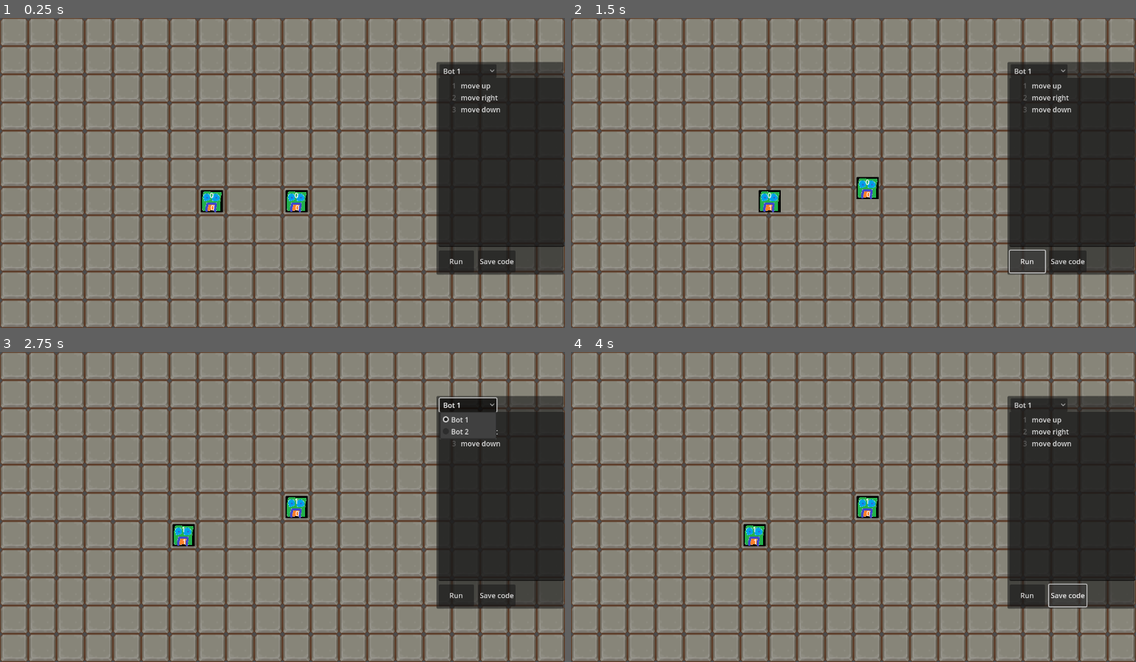
Above: before the commit, frames 1-4 (two rows, left to right).
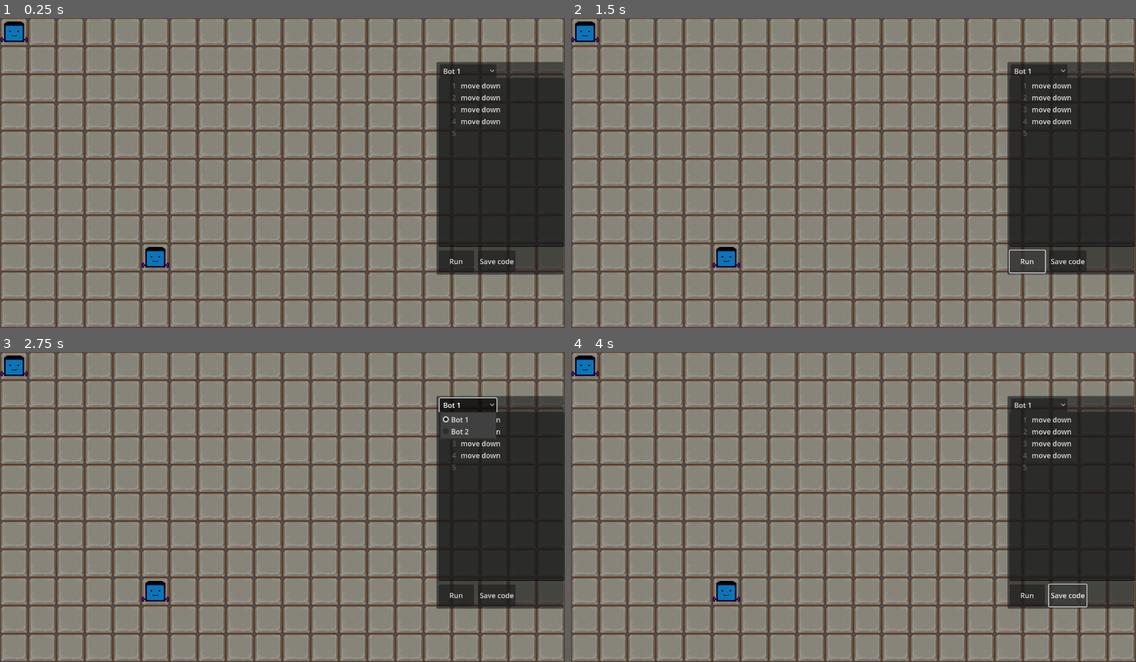
Above: after the commit, the same moments.

Repository: gyarab/2023-4e-chekunov-LogiBots
Game: Godot game, scene res://Scenes/level_intro.tscn
The game is run twice, just before and just after one commit, with the same random seed, the same clock (stepped at 60 frames per second) and the same inputs.
Inputs:
- Up to frame 1 (0.25 s): no input
- Up to frame 2 (1.5 s): click "Run" at 0.5 s; click "Stop" at 1.25 s
- Up to frame 3 (2.75 s): click "Bot 1" at 2 s
- Up to frame 4 (4 s): click "Save code" at 2.75 s; hold D from 3.53 s (still down); tap 4 at 3.6 s

The runs differ from the first frame. In frame 1, 1.3% of the frame differs, in the area x 0-89%, y 1-81%; in frame 2, 1.3%; in frame 3, 1.2%; in frame 4, 1.3%.

Commit message:
loading, but lagging

Diff:
--- a/Scenes/bot/bot.gd
+++ b/Scenes/bot/bot.gd
@@ -1,12 +1,12 @@
 extends CharacterBody2D
 
-@export var active: int = 0
-@export var memory: int = 0
-@export var pos:Vector2
-@export var available:bool = true
-@export var iterator:int = 0
-@export var code_lines:Array
-@export var id:int
+var active: int = 0
+var memory: int = 0
+var pos:Vector2
+var available:bool = true
+var iterator:int = 0
+var code_lines:Array
+var id:int
 signal move(direction:String)
 signal listen(direction:String)
 signal say(direction:String)
@@ -15,9 +15,8 @@
 var is_doing:bool = false
 var direction:String
 func _ready():
-	pos = Vector2(floor(self.position.x/64),floor(self.position.y/64))
-	Variables.map[pos.x][pos.y] = 1
-	position =Vector2(pos.x * 64 + 32,pos.y * 64 + 32)
+	#pos = Vector2(floor(self.position.x/64),floor(self.position.y/64))
+	update_position()
 
 func _process(delta):
 	$Active.text = str(iterator)
@@ -51,7 +50,7 @@
 	var map = Variables.map
 	if direction == "up":
 		if Variables.map[pos.x][pos.y-1] == 1:
-			print("nud blin")
+			print("nu up")
 			Variables.hoping_bots.append(self)
 		if Variables.map[pos.x][pos.y-1] == 0:
 			map[pos.x][pos.y-1] = 1
@@ -61,7 +60,7 @@
 			self_move("up")
 	if direction == "down":
 		if Variables.map[pos.x][pos.y+1] == 1:
-			print("nud blin")
+			print("nu down")
 			Variables.hoping_bots.append(self)
 		if Variables.map[pos.x][pos.y+1] == 0:
 			map[pos.x][pos.y+1] = 1
@@ -71,7 +70,7 @@
 			self_move("down")
 	if direction == "left":
 		if Variables.map[pos.x-1][pos.y] == 1:
-			print("nud blin")
+			print("nud left")
 			Variables.hoping_bots.append(self)
 		if Variables.map[pos.x-1][pos.y] == 0:
 			map[pos.x-1][pos.y] = 1
@@ -81,7 +80,7 @@
 			self_move("left")
 	if direction == "right":
 		if Variables.map[pos.x+1][pos.y] == 1:
-			print("nud blin")
+			print("nud right")
 			Variables.hoping_bots.append(self)
 		if Variables.map[pos.x+1][pos.y] == 0:
 			map[pos.x+1][pos.y] = 1
@@ -112,3 +111,10 @@
 	if update_iterator_bool:
 		iterator_update()
 		update_iterator_bool = false
+
+func update_position():
+	Variables.map[pos.x][pos.y] = 1
+	position =Vector2(pos.x * 64 + 32,pos.y * 64 + 32)
+
+func self_destroy():
+	self.queue_free()
--- a/Scenes/bot/bot.tscn
+++ b/Scenes/bot/bot.tscn
@@ -1,7 +1,7 @@
 [gd_scene load_steps=4 format=3 uid="uid://kpldt8f0wv2g"]
 
 [ext_resource type="Script" path="res://Scenes/bot/bot.gd" id="1_2ni1o"]
-[ext_resource type="Texture2D" uid="uid://t5ygd7gmptln" path="res://assets/bot.png" id="1_25cr2"]
+[ext_resource type="Texture2D" uid="uid://n2hiiaeeb2pb" path="res://assets/Bot/bot front.png" id="2_dq3c5"]
 
 [sub_resource type="RectangleShape2D" id="RectangleShape2D_r3na3"]
 size = Vector2(50, 50)
@@ -13,9 +13,6 @@
 
 [node name="CollisionShape2D" type="CollisionShape2D" parent="."]
 shape = SubResource("RectangleShape2D_r3na3")
-
-[node name="Bot" type="Sprite2D" parent="."]
-texture = ExtResource("1_25cr2")
 
 [node name="Active" type="Label" parent="."]
 offset_left = -20.0
@@ -36,6 +33,10 @@
 [node name="WorkTimer" type="Timer" parent="."]
 one_shot = true
 
+[node name="BotFront" type="Sprite2D" parent="."]
+scale = Vector2(0.5, 0.5)
+texture = ExtResource("2_dq3c5")
+
 [connection signal="listen" from="." to="." method="_on_listen"]
 [connection signal="move" from="." to="." method="_on_move"]
 [connection signal="say" from="." to="." method="_on_say"]
--- a/Scenes/level_intro.gd
+++ b/Scenes/level_intro.gd
@@ -2,22 +2,14 @@
 
 
 var running:bool = false
-
 signal all_bots_ready
 #bots
 var bot_count:int
+var bot_scene = preload("res://Scenes/bot/bot.tscn")
+
 func _ready():
+	lvl_load()
 
-	bot_count = len($bots.get_children())
-	Variables.current_bot_count = bot_count
-
-	# code files
-	for i in range(0,bot_count):
-		$interface/Panel/botsSelect.add_item("Bot "+str(i+1))
-		Variables.codes.append("")
-	# Saves
-	Variables.code_load()
-	$interface/Panel/CodeEdit.text = Variables.codes[Variables.current_code]
 
 func _on_save_button_pressed():
 	Variables.code_save()
@@ -59,6 +51,7 @@
 	$TickTimer.start(Variables.tick_time)
 
 func set_normal_mode():
+	lvl_load()
 	running = false
 	Variables.tick = false
 	$TickTimer.stop()
@@ -97,9 +90,7 @@
 
 
 func bot_porcess(bot,i):
-
 			# check if bot is available
-
 
 			var line:String = bot.code_lines[bot.iterator]
 			if len(line.rsplit(" ")) <=2:
@@ -129,9 +120,46 @@
 				show_error(bot.iterator,i,"too many arguments",line)
 
 func show_error(line_number:int,bot_number:int,error_name:String,text:String):
+
 	set_normal_mode()
 	$ErrorWindow/Label.text ="'"+error_name+"'\n at line "+str(line_number+1)+"\n in bot "+str(bot_number+1)+", caused by '"+text+"'"
 	$ErrorWindow.visible = true
 
 func _on_error_button_pressed():
 	$ErrorWindow.visible = false
+
+func lvl_load():
+	# removing all previous bots
+	if len($bots.get_children()) >= 1:
+		for bot in $bots.get_children():
+			$bots.remove_child(bot)
+			bot.self_destroy()
+		#$bots.get_children() = null
+		pass
+
+	Variables.hoping_bots = []
+	# clear all buttons
+	$interface/Panel/botsSelect.clear()
+
+
+	var lvl:int = Variables.level
+	for i in range(0,20):
+		for j in range(0,11):
+			# adding player
+			if Variables.lvl_maps[i][j] == 1:
+				var bot = bot_scene.instantiate()
+				bot.pos = Vector2(i,j)
+				bot.update_position()
+				$bots.add_child(bot)
+
+	# bots update
+	bot_count = len($bots.get_children())
+	Variables.current_bot_count = bot_count
+	Variables.bots = $bots.get_children()
+	# code files
+	for i in range(0,bot_count):
+		$interface/Panel/botsSelect.add_item("Bot "+str(i+1))
+		Variables.codes.append("")
+	# Saves
+	Variables.code_load()
+	$interface/Panel/CodeEdit.text = Variables.codes[Variables.current_code]
--- a/Scenes/level_intro.tscn
+++ b/Scenes/level_intro.tscn
@@ -1,7 +1,6 @@
-[gd_scene load_steps=4 format=3 uid="uid://coxunvt2id6yf"]
+[gd_scene load_steps=3 format=3 uid="uid://coxunvt2id6yf"]
 
 [ext_resource type="Script" path="res://Scenes/level_intro.gd" id="1_rxh1t"]
-[ext_resource type="PackedScene" uid="uid://kpldt8f0wv2g" path="res://Scenes/bot/bot.tscn" id="1_yojdi"]
 [ext_resource type="PackedScene" uid="uid://dkocn8i1v20ai" path="res://Scenes/bg.tscn" id="2_eb8dm"]
 
 [node name="level" type="Node2D"]
@@ -61,12 +60,6 @@
 
 [node name="bots" type="Node" parent="."]
 
-[node name="bot" parent="bots" instance=ExtResource("1_yojdi")]
-position = Vector2(675, 415)
-
-[node name="bot2" parent="bots" instance=ExtResource("1_yojdi")]
-position = Vector2(478, 413)
-
 [node name="TickTimer" type="Timer" parent="."]
 wait_time = 2.0
 
--- a/global/variables.gd
+++ b/global/variables.gd
@@ -1,15 +1,17 @@
 extends Node
+
+#lvl saves
+var lvl_maps:Array = []
 
 # lvl
 var level:int = 0
 var map:Array = []
 # code
 var current_bot_count: int = 0
-var current_code = 0
+var current_code:int = 0
 var codes:Array = []
 
 # bots
-
 # current bots
 var bots:Array
 # bots waiting for other to move (for bot sync)
@@ -18,15 +20,22 @@
 # time
 var sleep:bool = false
 var tick:bool = false
-var tick_time:float = 2
+var tick_time:float = 1
 
 func _ready():
 	for i in range(0,20):
+		lvl_maps.append([])
 		map.append([])
+		lvl_maps[i].resize(11)
+		lvl_maps[i].fill(0)
 		map[i].resize(11)
 		map[i].fill(0)
+	# lvls config
+	print(lvl_maps)
+	lvl_maps[0][0] = 1
+	lvl_maps[5][8] = 1
 
-	print("\\")
+
 
 func code_save():
 	if !FileAccess.file_exists("res://codeSaves/"+"level "+str(level)):
Not shown, added: assets/Bot/bot front.jpg.import
Binary file added: assets/Bot/bot front.png
Not shown, added: assets/Bot/bot front.png.import
Binary file removed: assets/bot.png
Not shown, changed: codeSaves/level0/bot0.txt
Not shown, changed: codeSaves/level0/bot1.txt
Not shown, added: codeSaves/level0/bot4.txt
Not shown, added: codeSaves/level0/bot5.txt
Not shown, added: codeSaves/level0/bot6.txt
Not shown, added: codeSaves/level0/bot7.txt
Not shown, added: assets/Bot/bot front.kra
Not shown, added: codeSaves/level0/bot front.kra
